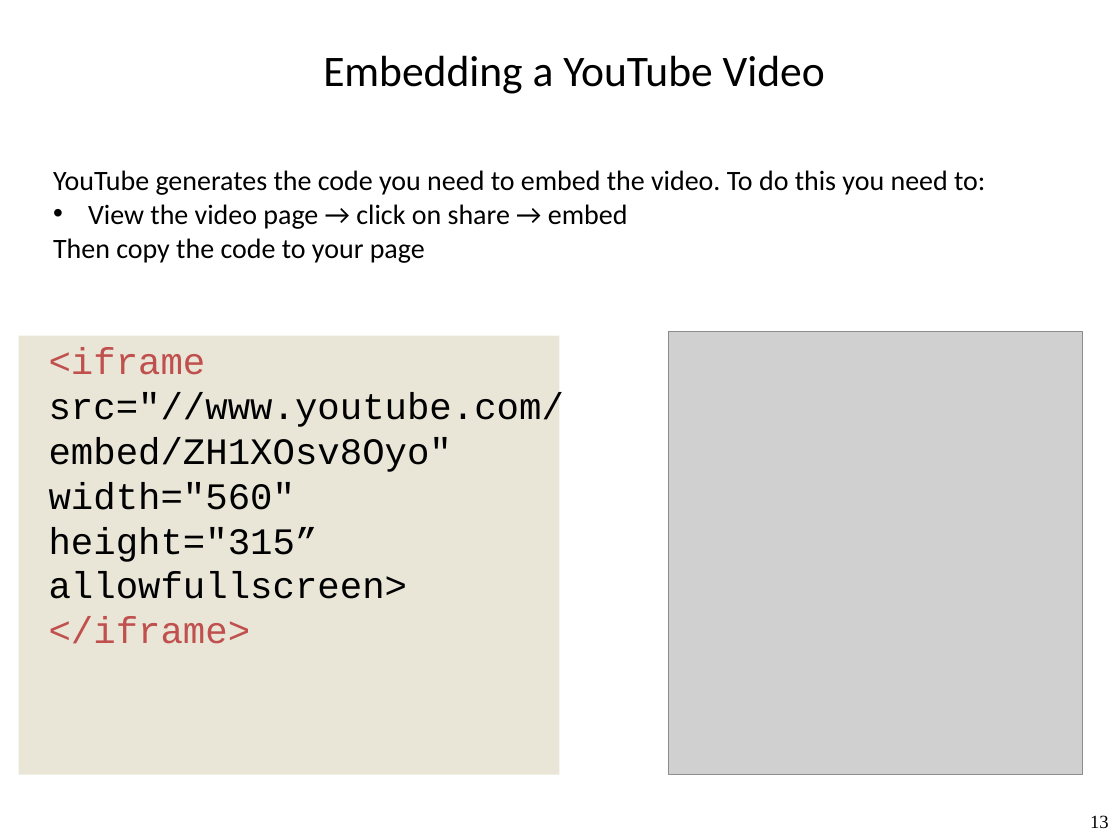
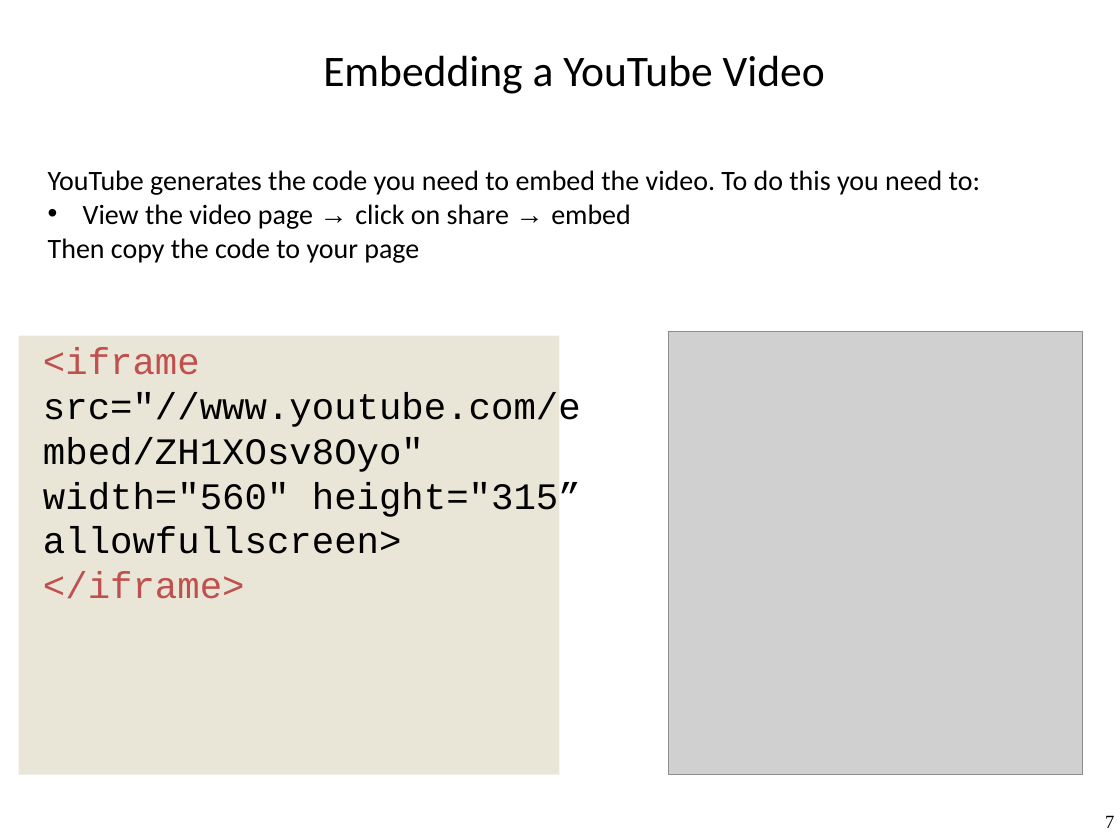
Before and after one commit to amogbil/PSU-webdev, a slide deck: slide 7 of Slides/Lecture10-imgMaps-iframe-audio-video.pptx (slide 13 before the commit). Drawn at 1120x840 pixels with LibreOffice and Linux fonts; fonts in the diff are those of the drawing; grey boxes stand for pictures. Boxes give left, top, right and bottom in pixels: in the first picture for what was removed or moved away, otherwise in the second. Text is boxed around its words. In the diff, an @@ line names an element or a change of style, - is before the commit and + after.

```diff
--- a/Slides/Lecture10-imgMaps-iframe-audio-video.pptx
+++ b/Slides/Lecture10-imgMaps-iframe-audio-video.pptx
@@ text at box(83, 204, 631, 229): font Calibri to Arial in "→ →" @@
@@ text "<iframe src="//www.youtube.com/embed/ZH1XOsv8Oyo" width="560 ..." rewrapped from box(49, 348, 564, 644) to box(43, 348, 581, 599) @@
@@ page number removed at box(1090, 815, 1109, 829) @@
-13
@@ page number added at box(1105, 815, 1114, 828), 12 pt, text #000000 @@
+7
```
Also in this commit, not shown: 12 other slides changed, 6 slides removed.
